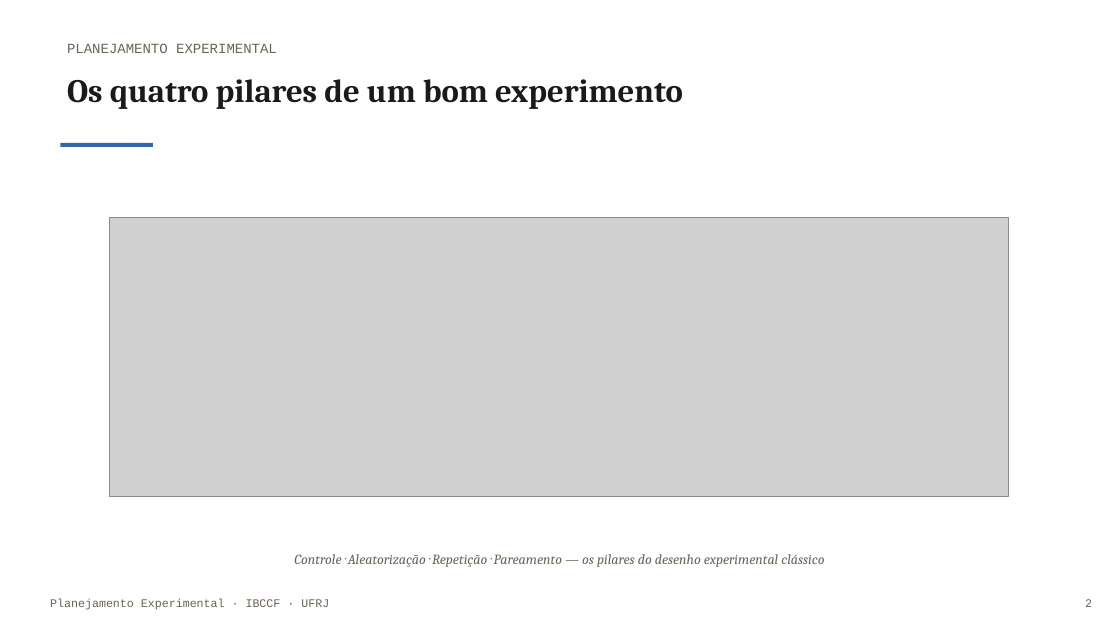
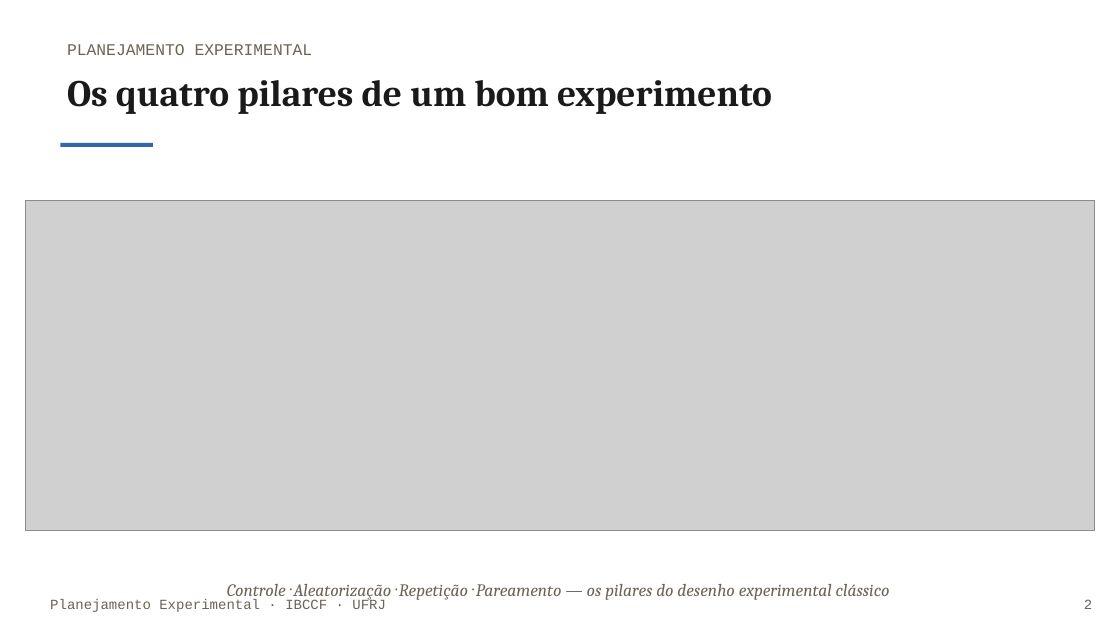
Before and after one commit to monteirotorres/biostat, a slide deck: slide 3 of planejamento_experimental_slides.pptx. Drawn at 1120x630 pixels with LibreOffice and Linux fonts; fonts in the diff are those of the drawing; grey boxes stand for pictures; background and template pictures are left out. Boxes give left, top, right and bottom in pixels: in the first picture for what was removed or moved away, otherwise in the second. Text is boxed around its words. In the diff, an @@ line names an element or a change of style, - is before the commit and + after.

```diff
--- a/planejamento_experimental_slides.pptx
+++ b/planejamento_experimental_slides.pptx
@@ text "PLANEJAMENTO EXPERIMENTAL" at [67,44,313,55]: size 12 to 14 pt @@
@@ text "Os quatro pilares de um ..." at [67,80,772,114]: size 28 to 32 pt @@
@@ picture: place and size @@
-picture at [109,217,1008,497]
+picture at [25,200,1095,531]
@@ text "Planejamento Experimental · IBCCF · ..." at [50,599,386,612]: size 10 to 12 pt @@
@@ text "Controle · Aleatorização · Repetição ...": place and size @@
-text "Controle · Aleatorização · Repetição ..." at [294,554,824,567]
+text "Controle · Aleatorização · Repetição ..." at [227,584,890,602]
@@ text "Controle · Aleatorização · Repetição ..." at [227,584,890,602]: size 12 to 15 pt @@
@@ text "2" at [1084,599,1092,609]: size 10 to 12 pt @@
```
Also in this commit, not shown: 22 other slides changed, 3 slides added, 1 slide removed, 13 other files.
